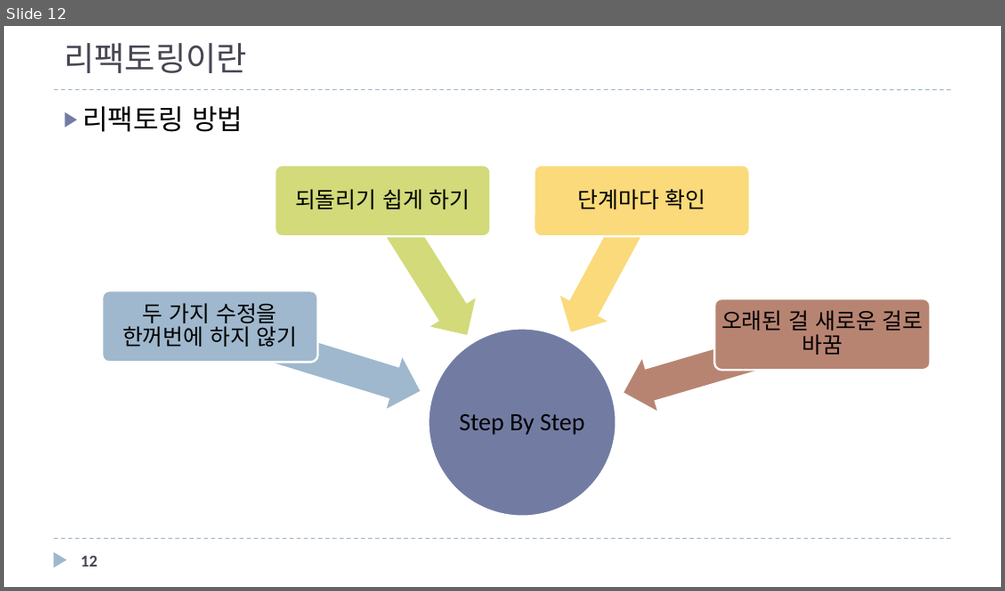
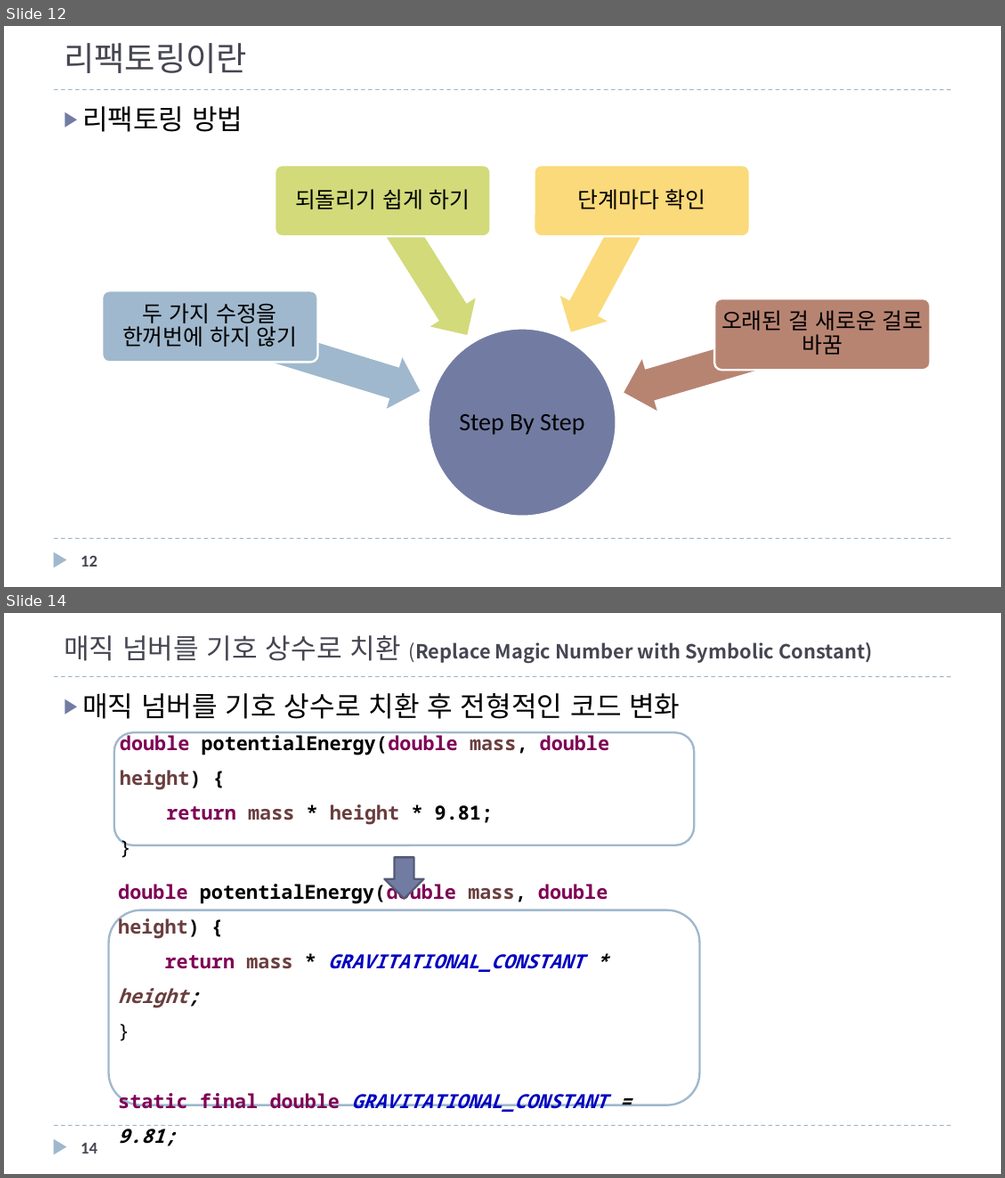
Before and after one commit to mkgungor/refactoring_java, a slide deck: ppt/자바로 배우는 리팩토링 입문.pptx. Shown one above the other, each under a label of ours: slide 12 before the commit, slides 12 and 14 after it; the slides between them are not shown. The pictures are 1005x591 and 1005x1178 pixels, drawn with LibreOffice and Linux fonts; fonts in the diff are those of the drawing. Boxes give left, top, right and bottom in pixels: in the first picture for what was removed or moved away, otherwise in the second. Text is boxed around its words. In the diff, an @@ line names an element or a change of style, - is before the commit and + after.

```diff
--- a/ppt/자바로 배우는 리팩토링 입문.pptx
+++ b/ppt/자바로 배우는 리팩토링 입문.pptx
@@ slide 14 added at [4, 613, 1001, 1174], background #FFFFFF; not listed: 3 template elements that a slide beside it also shows @@
@@ title added at [64, 635, 872, 664], 14 pt, text #464653, bold @@
+매직 넘버를 기호 상수로 치환 (Replace Magic Number with Symbolic Constant)
@@ text added at [82, 693, 680, 719], 20 pt, text #000000 @@
+▶ 매직 넘버를 기호 상수로 치환 후 전형적인 코드 변화
@@ rounded rectangle added at [114, 732, 695, 845], fill #FFFFFF, outline #9FB8CD 1.5 pt, 14 pt, text #000000, bold @@
+double potentialEnergy(double mass, double height) {
+return mass * height * 9.81;
+}
@@ down arrow added at [385, 857, 424, 898], fill #727CA3, outline #545C79 1.5 pt @@
@@ rounded rectangle added at [109, 910, 700, 1105], fill #FFFFFF, outline #9FB8CD 1.5 pt, 14 pt, text #0000C0, bold @@
+double potentialEnergy(double mass, double height) {
+return mass * GRAVITATIONAL_CONSTANT * height;
+}
+static final double GRAVITATIONAL_CONSTANT = 9.81;
@@ page number added at [81, 1143, 97, 1153], 12 pt, text #464653, bold @@
+14
```
Also in this commit, not shown: 4 slides changed, 8 other files.
